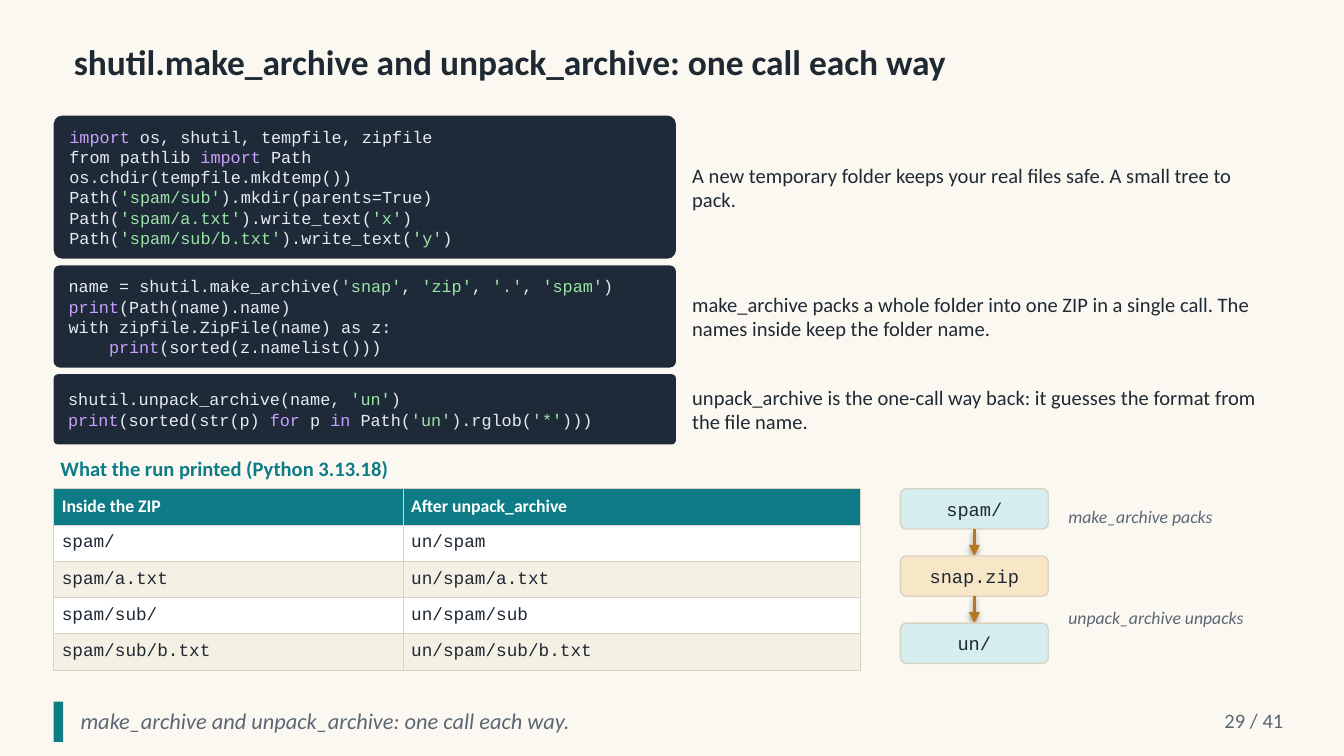
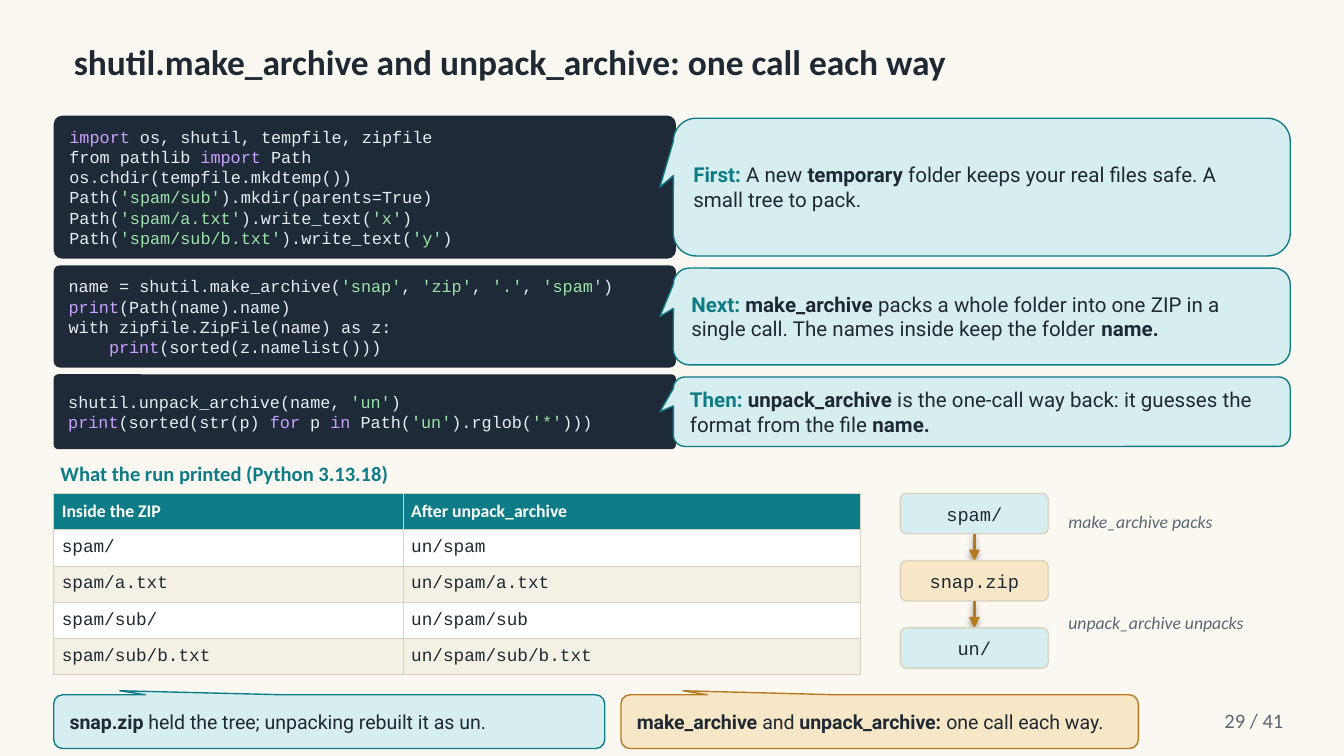
Before and after one commit to altunelyusuf/AdvancedProgrammingWithPython, a slide deck: slide 29 of 03-materials/ch11/SEN0414_Ch11_OrganizingFiles_3e_v3_0_0.pptx. Drawn at 1344x756 pixels with LibreOffice and Linux fonts; fonts in the diff are those of the drawing. Boxes give left, top, right and bottom in pixels: in the first picture for what was removed or moved away, otherwise in the second. Text is boxed around its words. In the diff, an @@ line names an element or a change of style, - is before the commit and + after.

```diff
--- a/03-materials/ch11/SEN0414_Ch11_OrganizingFiles_3e_v3_0_0.pptx
+++ b/03-materials/ch11/SEN0414_Ch11_OrganizingFiles_3e_v3_0_0.pptx
@@ fill none to #D7EEF0; outline none to #0E7C86 0.75 pt in 3 elements at <box>673,269,1290,366</box>, <box>673,378,1290,448</box>, <box>673,118,1290,255</box> @@
@@ rounded speech box "First: A new temporary folder ...": place and size @@
-rounded speech box "First: A new temporary folder ..." at <box>692,168,1231,211</box>
+rounded speech box "First: A new temporary folder ..." at <box>673,118,1290,255</box>
@@ text in rounded speech box at <box>693,166,1216,211</box>: text changed; font Calibri to Roboto @@
-A new temporary folder keeps your real files safe. A small tree to pack.
+First: A new temporary folder keeps your real files safe. A small tree to pack.
@@ rounded speech box "Next: make_archive packs a whole ...": place and size @@
-rounded speech box "Next: make_archive packs a whole ..." at <box>692,297,1249,340</box>
+rounded speech box "Next: make_archive packs a whole ..." at <box>673,269,1290,366</box>
@@ text in rounded speech box at <box>691,296,1219,341</box>: text changed; font Calibri to Roboto @@
-make_archive packs a whole folder into one ZIP in a single call. The names inside keep the folder name.
+Next: make_archive packs a whole folder into one ZIP in a single call. The names inside keep the folder name.
@@ rounded rectangle "shutil.unpack_archive(name, 'un')": place and size @@
-rounded rectangle "shutil.unpack_archive(name, 'un')" at <box>54,375,676,445</box>
+rounded rectangle "shutil.unpack_archive(name, 'un')" at <box>54,375,676,450</box>
@@ 3 texts, 3 rounded rectangles, 2 arrows, 1 table, 1 rounded speech box: place and size @@
-3 texts, 3 rounded rectangles, 2 arrows, 1 table, 1 rounded speech box at <box>54,390,1255,671</box>
+3 texts, 3 rounded rectangles, 2 arrows, 1 table, 1 rounded speech box at <box>54,378,1290,675</box>
@@ text in rounded speech box at <box>690,391,1252,432</box>: text changed; font Calibri to Roboto @@
-unpack_archive is the one-call way back: it guesses the format from the file name.
+Then: unpack_archive is the one-call way back: it guesses the format from the file name.
@@ rectangle removed at <box>54,702,63,742</box> @@
@@ rounded speech box added at <box>54,695,605,749</box>, fill #D7EEF0, outline #0E7C86 0.75 pt, 10.5 pt, text #1F2933 @@
+snap.zip held the tree; unpacking rebuilt it as un.
@@ rounded speech box "make_archive and unpack_archive: one call ...": place and size @@
-rounded speech box "make_archive and unpack_archive: one call ..." at <box>81,713,569,733</box>
+rounded speech box "make_archive and unpack_archive: one call ..." at <box>621,695,1138,749</box>
@@ rounded speech box "make_archive and unpack_archive: one call ..." at <box>621,695,1138,749</box>: size 12 to 10.5 pt, font Calibri to Roboto, text colour #5B6773 to #1F2933, italic off; bold on in "make_archive unpack_archive:"; fill none to #F8E7C6; outline none to #B7791F 0.75 pt @@
```
Also in this commit, not shown: 30 other slides changed, 18 other files.
